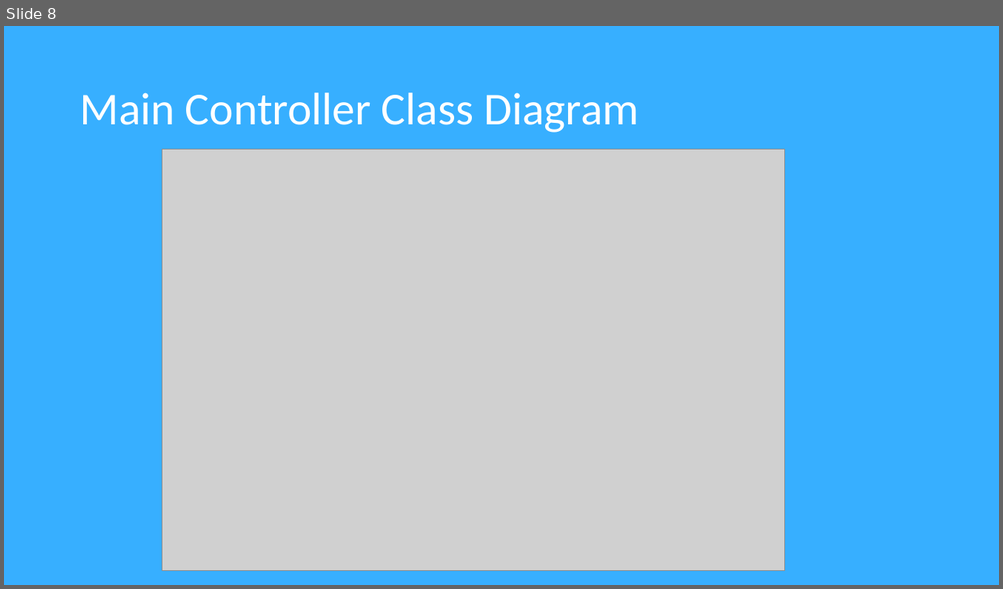
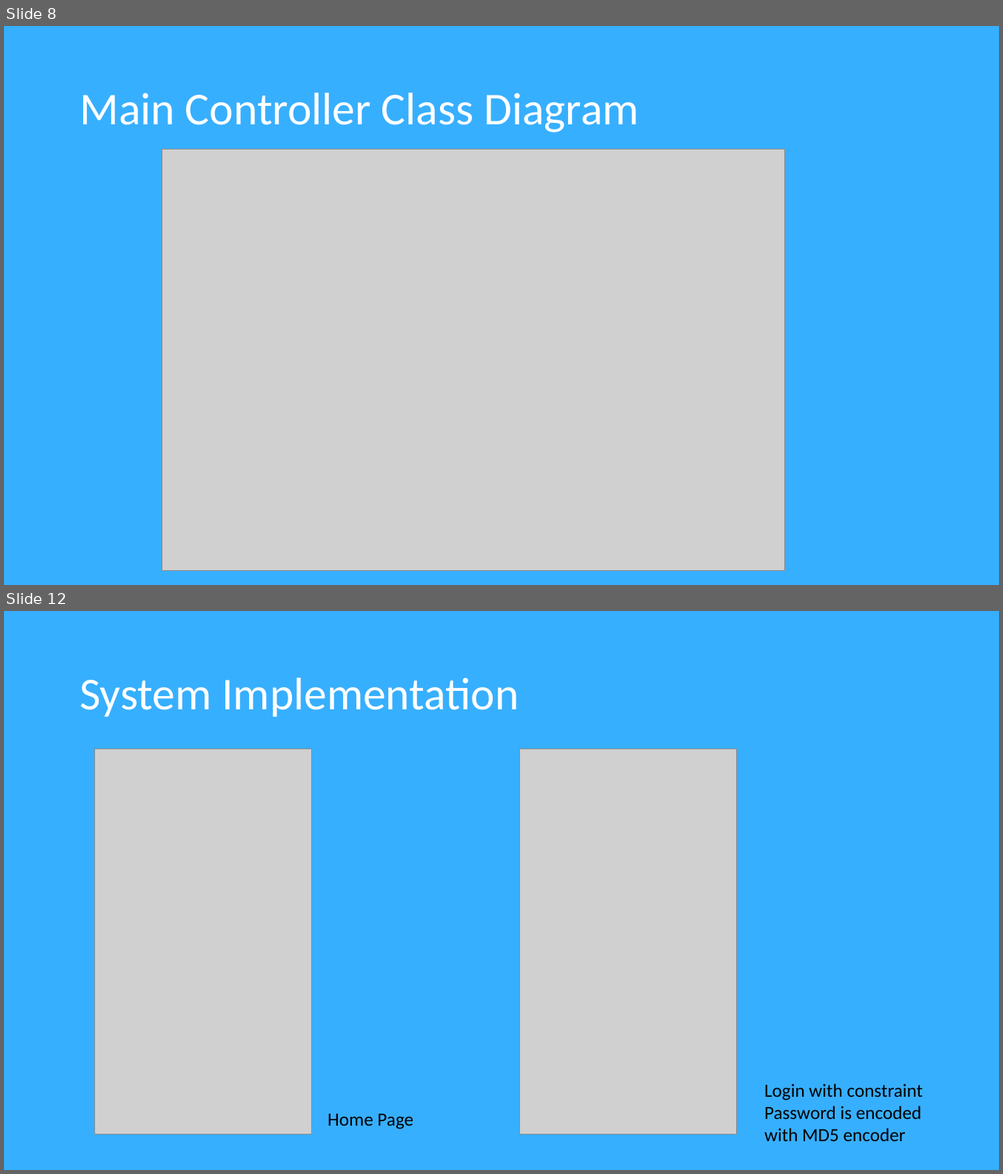
Before and after one commit to Software2015T1/SimpleLife, a slide deck: diagrams and requirements/SIMPLE LIFE.pptx. Shown one above the other, each under a label of ours: slide 8 before the commit, slides 8 and 12 after it; the slides between them are not shown. The pictures are 1003x589 and 1003x1174 pixels, drawn with LibreOffice and Linux fonts; fonts in the diff are those of the drawing; grey boxes stand for pictures. Boxes give left, top, right and bottom in pixels: in the first picture for what was removed or moved away, otherwise in the second. Text is boxed around its words. In the diff, an @@ line names an element or a change of style, - is before the commit and + after.

```diff
--- a/diagrams and requirements/SIMPLE LIFE.pptx
+++ b/diagrams and requirements/SIMPLE LIFE.pptx
@@ slide 12 added at [4,611,999,1170], background #37AFFF @@
@@ title added at [79,678,518,717], 44 pt, text #FFFFFF @@
+System Implementation
@@ picture added at [95,749,312,1135] @@
@@ picture added at [520,749,737,1135] @@
@@ text added at [764,1084,922,1142], 18 pt, text #000000 @@
+Login with constraint
+Password is encoded with MD5 encoder
@@ text added at [327,1113,413,1130], 18 pt, text #000000 @@
+Home Page
```
Also in this commit, not shown: 6 slides changed, 2 other slides added.
